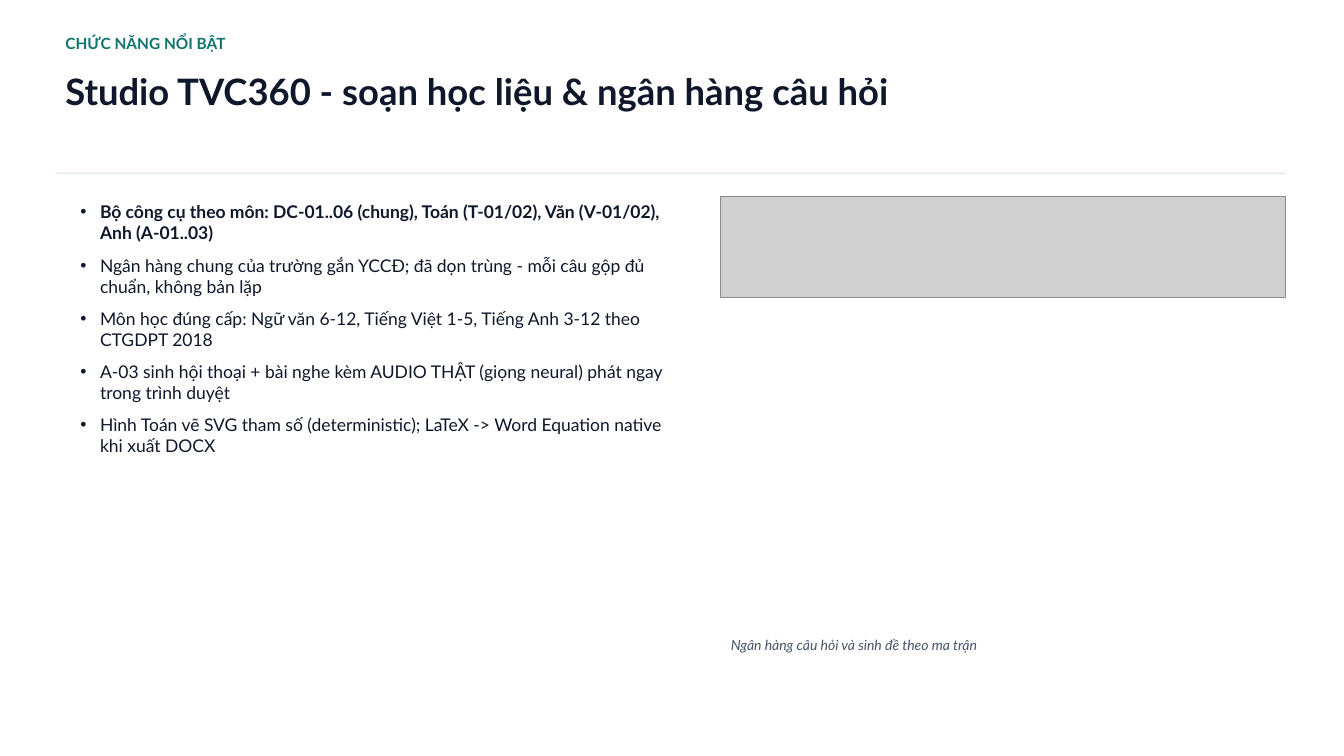
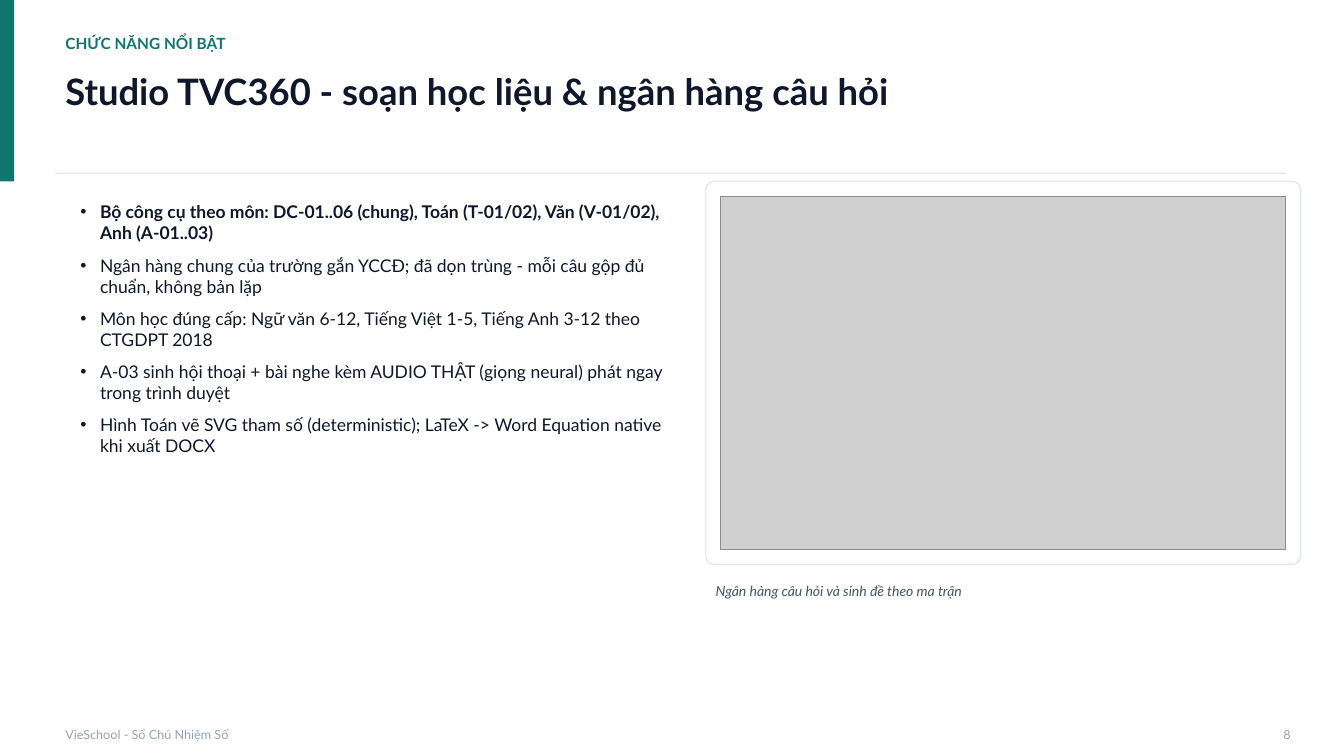
Before and after one commit to saintzzz/so-chu-nhiem-so, a slide deck: slide 9 of docs/handover/USER-GUIDE-vieschool.pptx. Drawn at 1344x756 pixels with LibreOffice and Linux fonts; fonts in the diff are those of the drawing; grey boxes stand for pictures. Boxes give left, top, right and bottom in pixels: in the first picture for what was removed or moved away, otherwise in the second. Text is boxed around its words. In the diff, an @@ line names an element or a change of style, - is before the commit and + after.

```diff
--- a/docs/handover/USER-GUIDE-vieschool.pptx
+++ b/docs/handover/USER-GUIDE-vieschool.pptx
@@ rectangle added at [0, 0, 14, 181], fill #0F766E @@
@@ rounded rectangle added at [706, 181, 1301, 565], fill #FFFFFF, outline #E2E8F0 1 pt @@
@@ picture: place and size @@
-picture at [721, 197, 1286, 297]
+picture at [721, 197, 1286, 549]
@@ text "Ngân hàng câu hỏi và ...": place and size @@
-text "Ngân hàng câu hỏi và ..." at [731, 639, 977, 653]
+text "Ngân hàng câu hỏi và ..." at [716, 585, 962, 599]
@@ text added at [65, 729, 228, 741], 9 pt, text #94A3B8 @@
+VieSchool - Sổ Chủ Nhiệm Số
@@ text added at [1283, 730, 1290, 739], 9 pt, text #94A3B8 @@
+8
```
Also in this commit, not shown: 24 other slides changed, 13 slides added, 2 other files.
